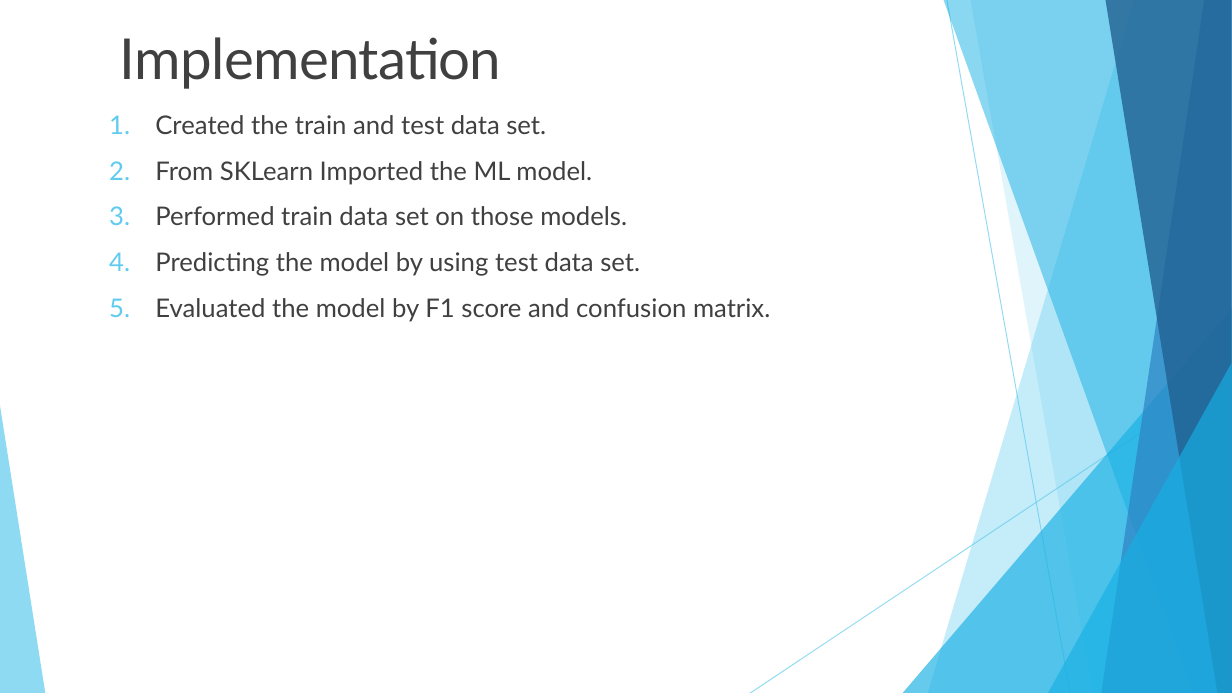
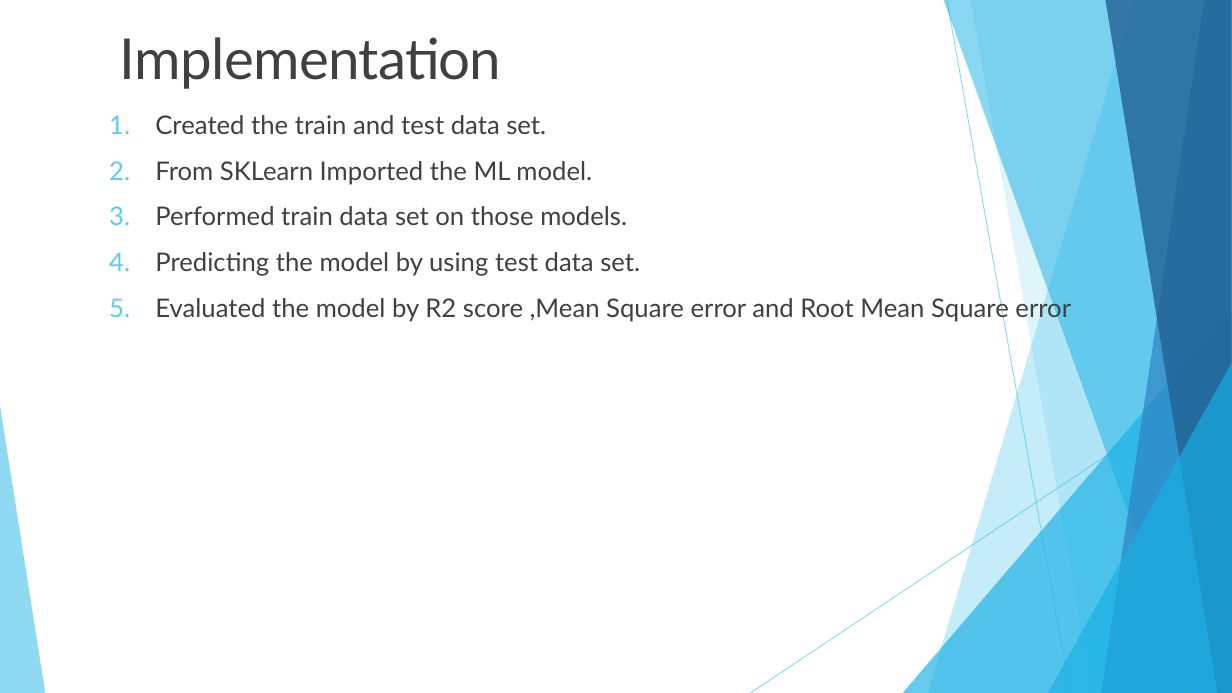
Before and after one commit to NareshPanguluri/WeatherPrediction, a slide deck: slide 5 of Ai_weather_predection.pptx. Drawn at 1232x693 pixels with LibreOffice and Linux fonts; fonts in the diff are those of the drawing. Boxes give left, top, right and bottom in pixels: in the first picture for what was removed or moved away, otherwise in the second. Text is boxed around its words. In the diff, an @@ line names an element or a change of style, - is before the commit and + after.

```diff
--- a/Ai_weather_predection.pptx
+++ b/Ai_weather_predection.pptx
@@ text at <box>155,295,1071,322</box>: text changed @@
-5. Evaluated the model by F1 score and confusion matrix.
+5. Evaluated the model by R2 score ,Mean Square error and Root Mean Square error
```
Also in this commit, not shown: 1 other slide changed, 2 slides added.
